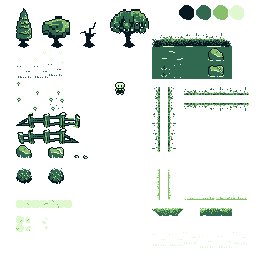
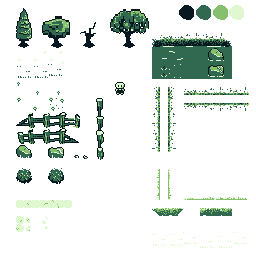
Layer changes from the first (256, 256) image to the second:
added layer "Layer 3" above "Layer 2" over [96, 98, 104, 160]
